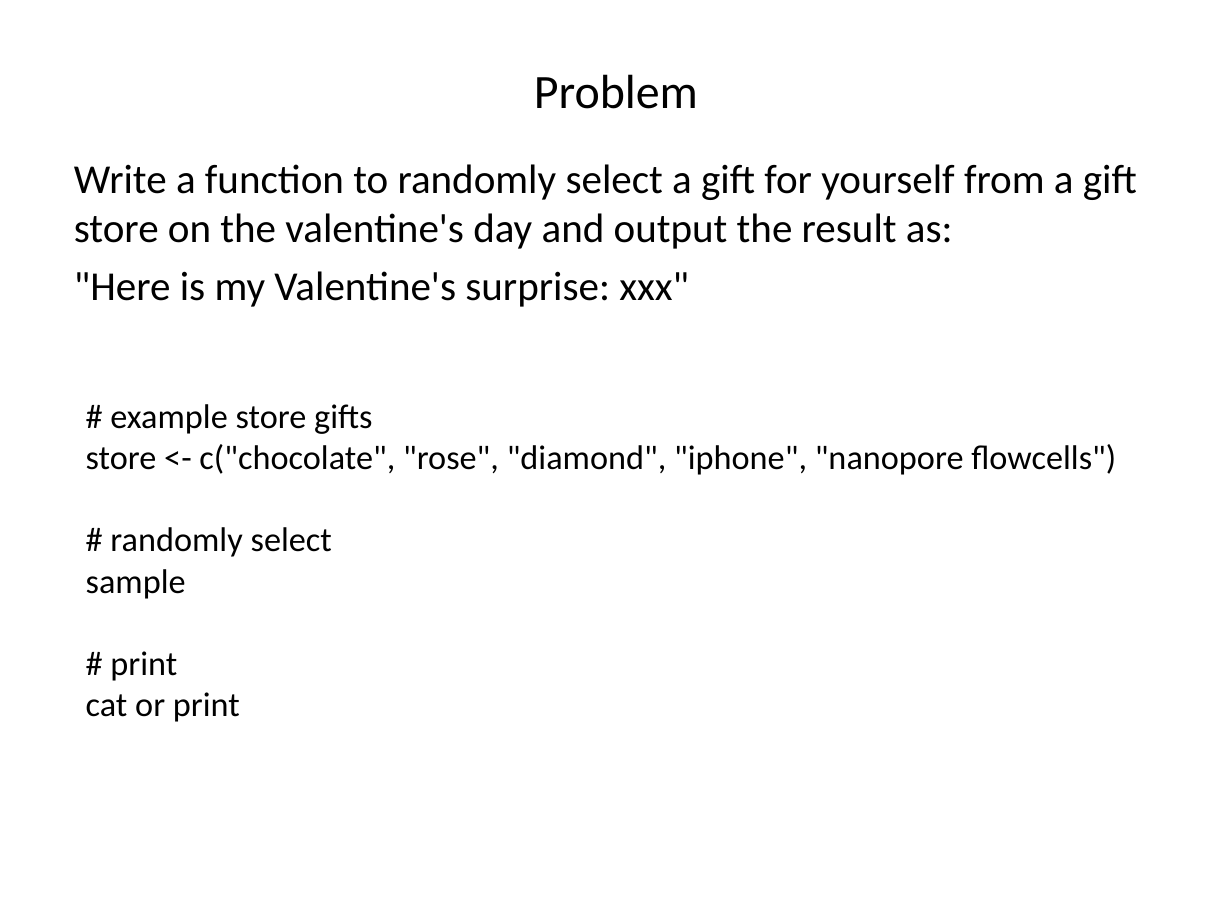
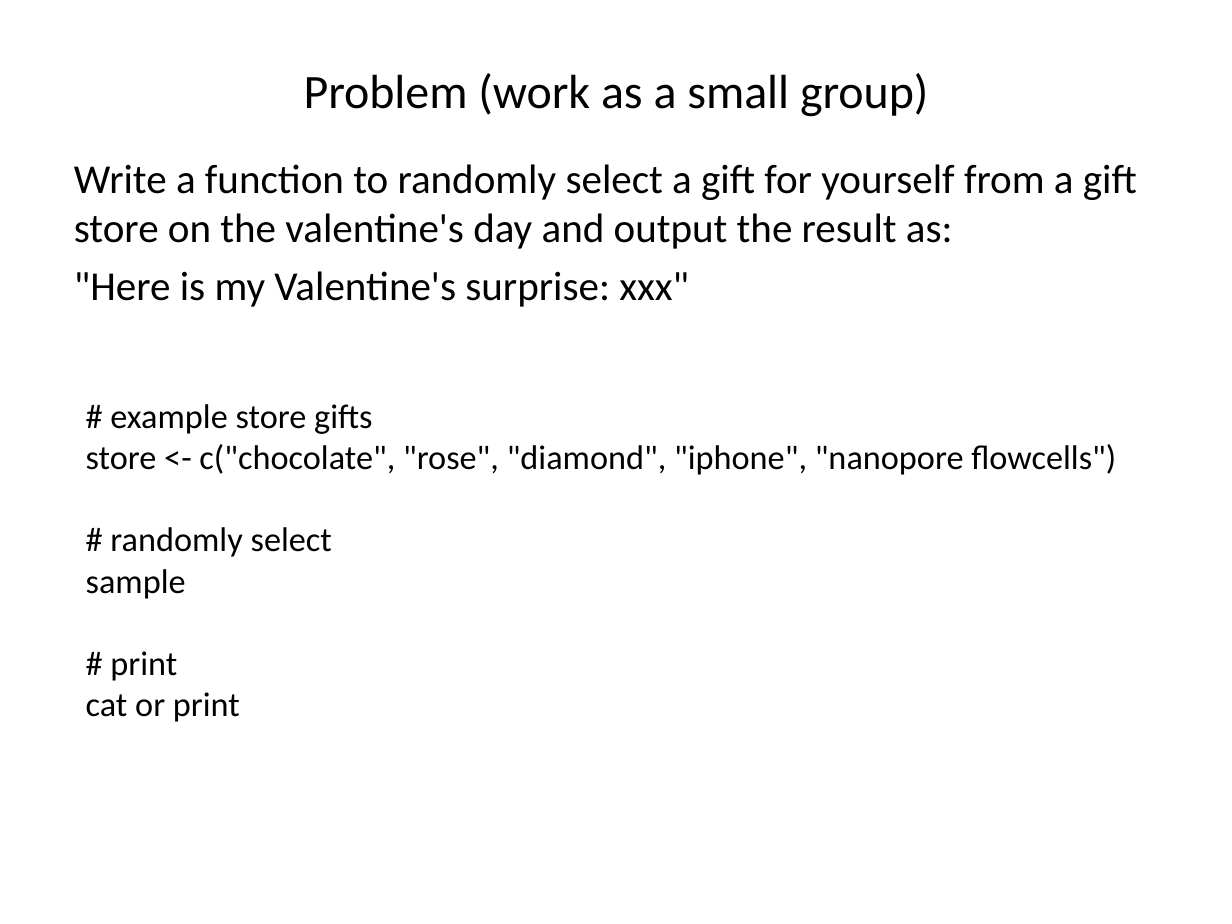
Before and after one commit to liu3zhenlab/teaching, a slide deck: slide 31 of PLPTH813Bioinformatis/2023/labs/lab03_R.pptx. Drawn at 1232x924 pixels with LibreOffice and Linux fonts; fonts in the diff are those of the drawing. Boxes give left, top, right and bottom in pixels: in the first picture for what was removed or moved away, otherwise in the second. Text is boxed around its words. In the diff, an @@ line names an element or a change of style, - is before the commit and + after.

```diff
--- a/PLPTH813Bioinformatis/2023/labs/lab03_R.pptx
+++ b/PLPTH813Bioinformatis/2023/labs/lab03_R.pptx
@@ title at [304, 73, 928, 117]: text changed @@
-Problem
+Problem (work as a small group)
```
Also in this commit, not shown: 3 other slides changed, 6 other files.
